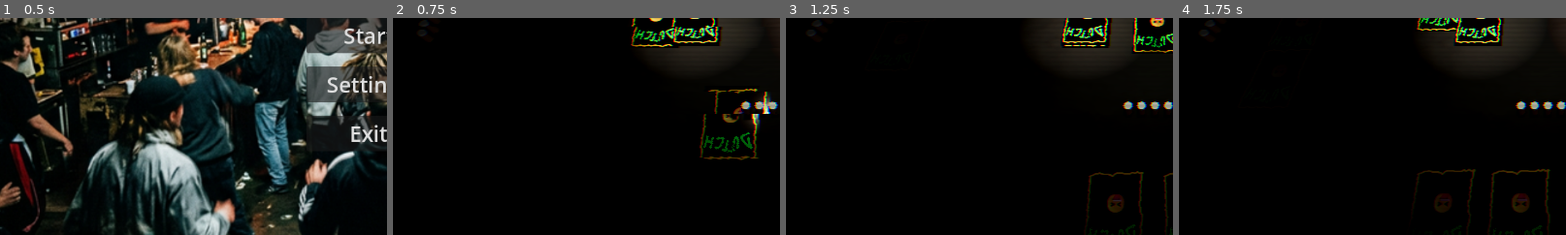
Above: before the commit, frames 1-4 (left to right).
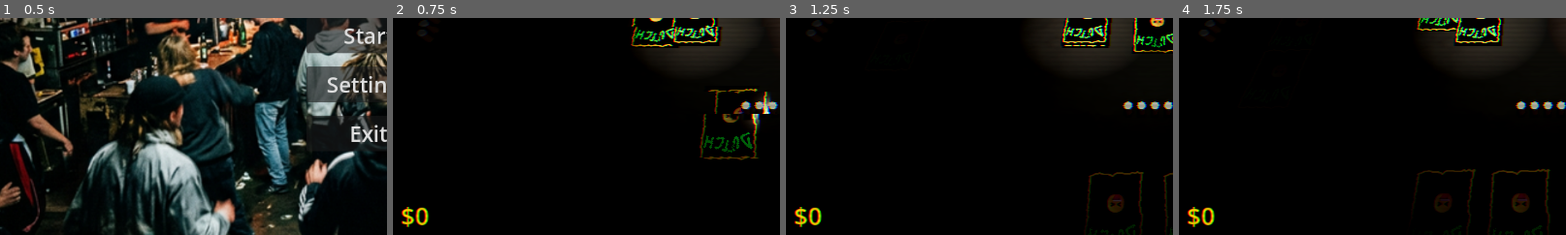
Above: after the commit, the same moments.

Repository: DinVin24/dutch
Game: Godot game, scene res://main_menu.tscn
The game is run twice, just before and just after one commit, with the same random seed, the same clock (stepped at 60 frames per second) and the same inputs.
Inputs (mouse positions are % of the whole screen's width and height, from its top left):
- Up to frame 1 (0.5 s): no input
- Up to frame 2 (0.75 s): click "Start" at 0.5 s
- Up to frame 3 (1.25 s): no input
- Up to frame 4 (1.75 s): tap Enter at 1.25 s; move the mouse to (72, 45) at 1.27 s; hold D from 1.28 s (still down); tap N (toggle_noclip) at 1.35 s; click (72, 45) at 1.42 s
The pictures show only the part of the screen within x 2-52%, y 43-93%; the shares and areas given below are measured in that part.

Frame 1 is identical in both runs. In frame 2, 0.4% of the frame differs, in the area x 2-10%, y 87-97%; in frame 3, 0.4%; in frame 4, 0.4%.

Commit message:
fix(ui): fix money label rendering off screen
Agent: Executor. Replaced manual position assignment with explicit offset bounds to ensure the local player's money label securely anchors to the visible bottom-left corner of the window.

Diff:
--- a/game_board_3d.gd
+++ b/game_board_3d.gd
@@ -150,7 +150,9 @@
 	l.add_theme_constant_override("outline_size", 4)
 	$GameUI/MainHUD.add_child(l)
 	l.set_anchors_preset(Control.PRESET_BOTTOM_LEFT)
-	l.position = Vector2(30, -70)
+	l.offset_left = 40
+	l.offset_top = -100
+	l.offset_bottom = -60
 	money_labels.append(l)
 
 func _create_button(parent: Node, text: String, color: Color) -> Button:
